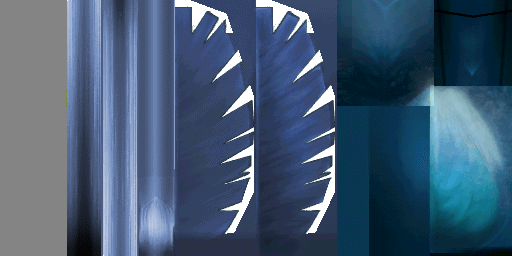
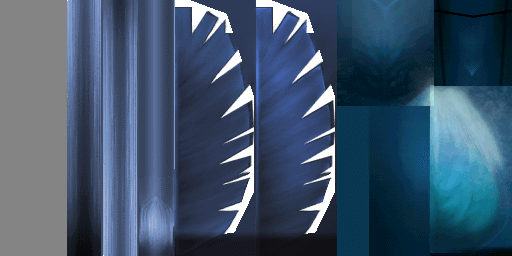
Layer changes from the first 512×256 image to the second:
hid "Capa 0", moved it above "Brillo/contraste 1" over [67, 0, 337, 256]
added layer "FitPokeFushigisou_Grass" over [67, 0, 337, 256]
